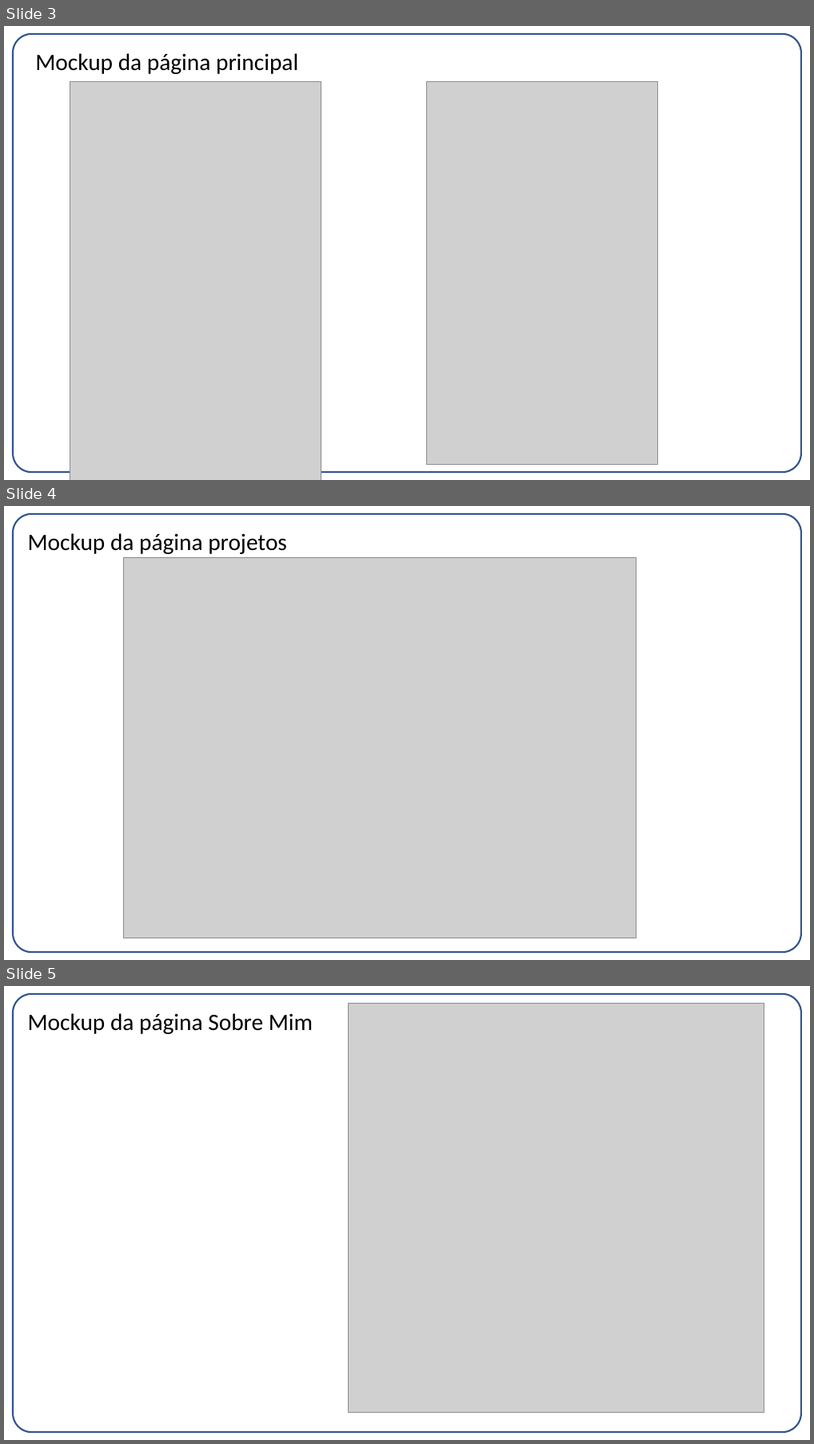
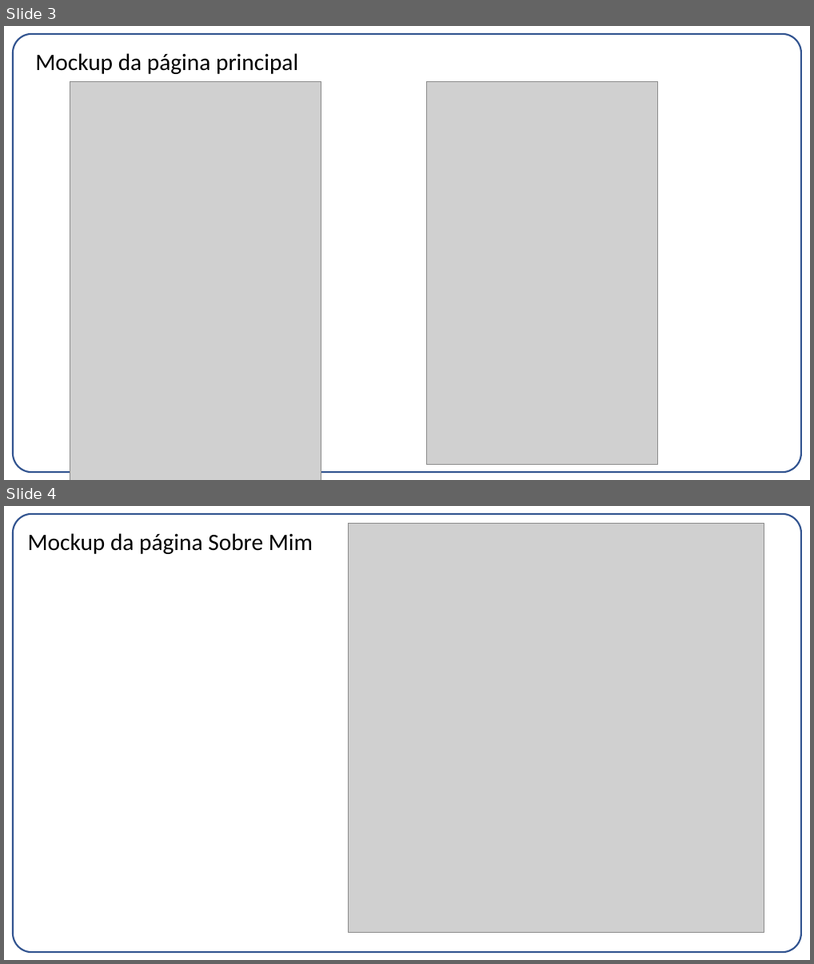
Before and after one commit to betofr1/co-design, a slide deck: Projeto 1/Entrega03.pptx. Shown one above the other, each under a label of ours: slides 3, 4 and 5 before the commit, slides 3 and 4 after it. The pictures are 814x1444 and 814x964 pixels, drawn with LibreOffice and Linux fonts; fonts in the diff are those of the drawing; grey boxes stand for pictures. Boxes give left, top, right and bottom in pixels: in the first picture for what was removed or moved away, otherwise in the second. Text is boxed around its words. In the diff, an @@ line names an element or a change of style, - is before the commit and + after.

```diff
--- a/Projeto 1/Entrega03.pptx
+++ b/Projeto 1/Entrega03.pptx
@@ slide 4 removed at (4,506,810,960), background #FFFFFF; not listed: 1 template element that a slide beside it also shows @@
@@ title removed at (28,533,287,554) @@
-Mockup da página projetos
@@ picture removed at (124,557,636,938) @@
@@ what was slide 5 is now slide 4 @@
```
Also in this commit, not shown: 4 other files.
